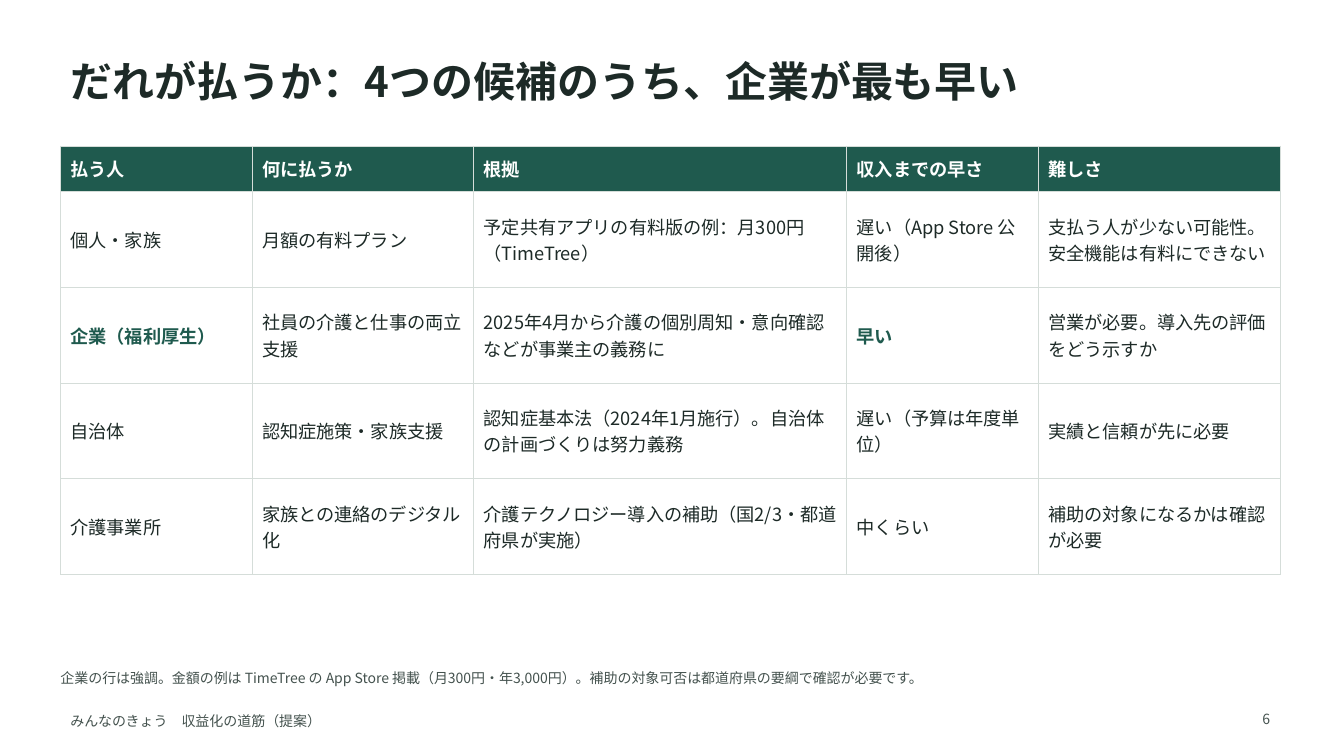
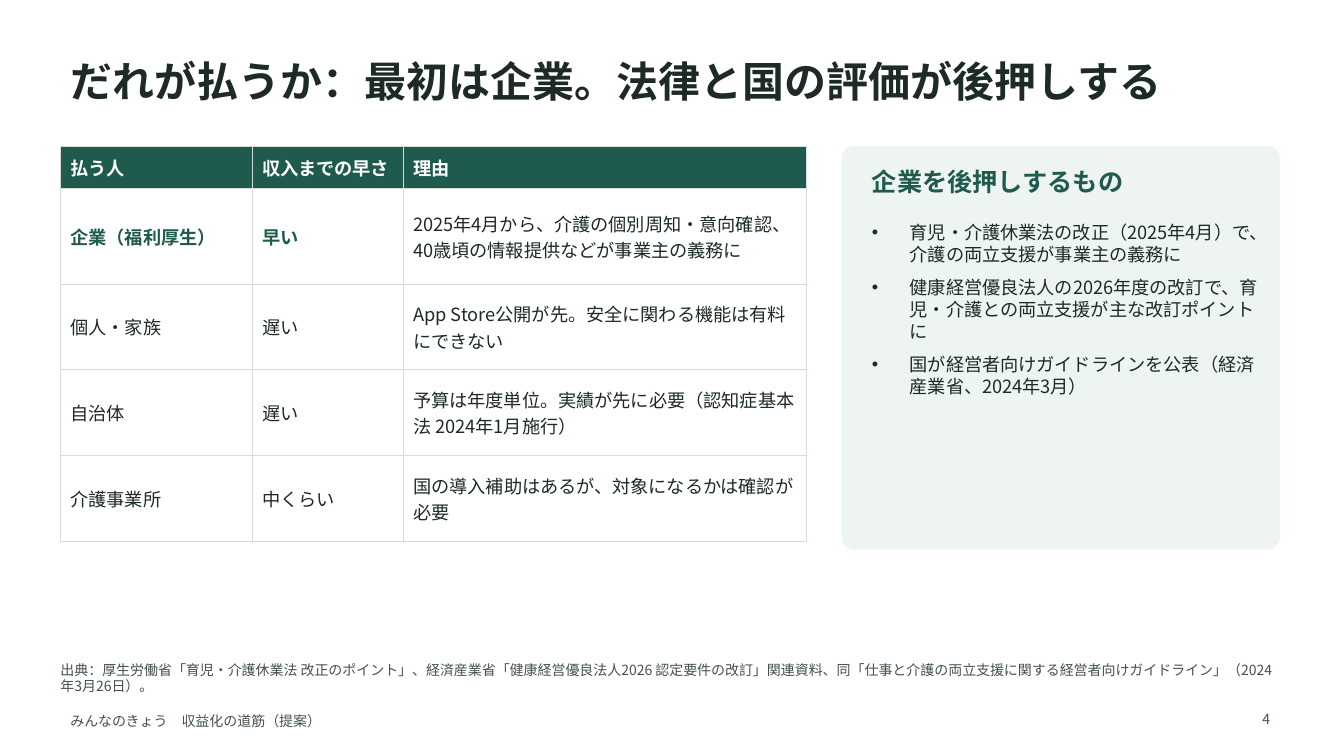
Before and after one commit to sakurabloomyou/Sunplaza-supermarket, a slide deck: slide 4 of minnanokyou-business/minnanokyou_monetization_plan.pptx (slide 6 before the commit). Drawn at 1344x756 pixels with LibreOffice and Linux fonts; fonts in the diff are those of the drawing. Boxes give left, top, right and bottom in pixels: in the first picture for what was removed or moved away, otherwise in the second. Text is boxed around its words. In the diff, an @@ line names an element or a change of style, - is before the commit and + after.

```diff
--- a/minnanokyou-business/minnanokyou_monetization_plan.pptx
+++ b/minnanokyou-business/minnanokyou_monetization_plan.pptx
@@ title at box(70, 60, 1161, 101): text changed @@
-だれが払うか：4つの候補のうち、企業が最も早い
+だれが払うか：最初は企業。法律と国の評価が後押しする
@@ table at box(60, 146, 807, 525) @@
-column 1: 払う人 | 個人・家族 | 企業（福利厚生） | 自治体 | 介護事業所
-column 2: 何に払うか | 月額の有料プラン | 社員の介護と仕事の両立支援 | 認知症施策・家族支援 | 家族との連絡のデジタル化
-column 3: 根拠 | 予定共有アプリの有料版の例：月300円（TimeTree） | 2025年4月から介護の個別周知・意向確認などが事業主の義務に | 認知症基本法（2024年1月施行）。自治体の計画づくりは努力義務 | 介護テクノロジー導入の補助（国2/3・都道府県が実施）
-column 4: 収入までの早さ | 遅い（App Store 公開後） | 早い | 遅い（予算は年度単位） | 中くらい
-column 5: 難しさ | 支払う人が少ない可能性。安全機能は有料にできない | 営業が必要。導入先の評価をどう示すか | 実績と信頼が先に必要 | 補助の対象になるかは確認が必要
+column 1: 払う人 | 企業（福利厚生） | 個人・家族 | 自治体 | 介護事業所
+column 2: 収入までの早さ | 早い | 遅い | 遅い | 中くらい
+column 3: 理由 | 2025年4月から、介護の個別周知・意向確認、40歳頃の情報提供などが事業主の義務に | App Store公開が先。安全に関わる機能は有料にできない | 予算は年度単位。実績が先に必要（認知症基本法 2024年1月施行） | 国の導入補助はあるが、対象になるかは確認が必要
@@ table: place and size @@
-table at box(60, 146, 1280, 553)
+table at box(60, 146, 807, 525)
@@ rounded rectangle added at box(842, 146, 1280, 549), fill #EEF4F1 @@
@@ text added at box(872, 169, 1123, 194), 18 pt, text #1F5A4E, bold @@
+企業を後押しするもの
@@ text added at box(910, 223, 1268, 395), 13 pt, text #1D2A27 @@
+• 育児・介護休業法の改正（2025年4月）で、介護の両立支援が事業主の義務に
+• 健康経営優良法人の2026年度の改訂で、育児・介護との両立支援が主な改訂ポイントに
+• 国が経営者向けガイドラインを公表（経済産業省、2024年3月）
@@ text at box(60, 663, 1272, 692): text changed @@
-企業の行は強調。金額の例は TimeTree の App Store 掲載（月300円・年3,000円）。補助の対象可否は都道府県の要綱で確認が必要です。
+出典：厚生労働省「育児・介護休業法 改正のポイント」、経済産業省「健康経営優良法人2026 認定要件の改訂」関連資料、同「仕事と介護の両立支援に関する経営者向けガイドライン」（2024年3月26日）。
@@ page number at box(1262, 713, 1270, 724): text changed @@
-6
+4
```
Also in this commit, not shown: 6 other slides changed, 3 slides added, 8 slides removed, 1 other file.
